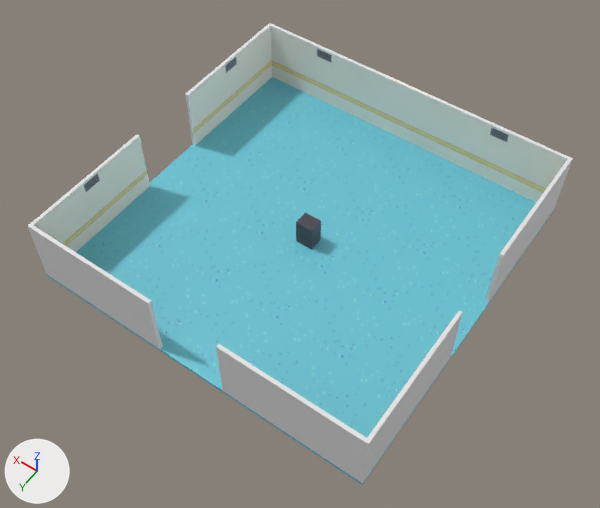
Before and after pictures for a commit that changed the Blender file Art/Assets.blend.
One viewpoint serves both versions: a camera (50 mm lens) standing at (-8.18, 11.85, 17.89) and looking at (-0.25, 0.75, 0.46). Lighting does not change. The marker at lower left points along +X, +Y and +Z. The first picture is the older version. The same objects are shown in both versions, whatever each file hides.

The older version as bpy lines, for what is in view:
```python
me_cube_009 = bpy.data.meshes.new('Cube.009')
me_cube_009.from_pydata(...)  # 36 vertices, 32 faces; spans x -0.259..0.259, y -0.237..0.221, z -0.001..0.9
# faces by material slot: [5, 17, 10]
me_cube_009.materials.append(mat_balck)  # black #212123
me_cube_009.materials.append(mat_grey)  # dark grey #45444f
me_cube_009.materials.append(mat_steel_grey)  # grey #b8b5b9
me_cube_010 = bpy.data.meshes.new('Cube.010')
me_cube_010.from_pydata(...)  # 68 vertices, 66 faces; spans x -5.0..5.0, y -5.0..5.0, z 0.0..2.1
# faces by material slot: [34, 8, 24]
me_cube_010.materials.append(mat_floor_lab)
me_cube_010.materials.append(mat_wall_lab)
me_cube_010.materials.append(mat_material_001)  # white #e7e7e7
me_cube_015 = bpy.data.meshes.new('Cube.015')
me_cube_015.from_pydata(...)  # 8 vertices, 3 faces; spans x -1.0..1.0, y -5.0..-4.9, z 0.1..2.1
me_cube_015.materials.append(mat_wall_lab)
ob_door_002 = bpy.data.objects.new('Door.002', me_cube_015)
ob_door_002.location = (0.0, 0.0, 0.0)
ob_drawer = bpy.data.objects.new('Drawer', me_cube_009)
ob_drawer.location = (0.0, 0.0, 0.0)
ob_room = bpy.data.objects.new('Room', me_cube_010)
ob_room.location = (0.0, 0.0, 0.0)
```
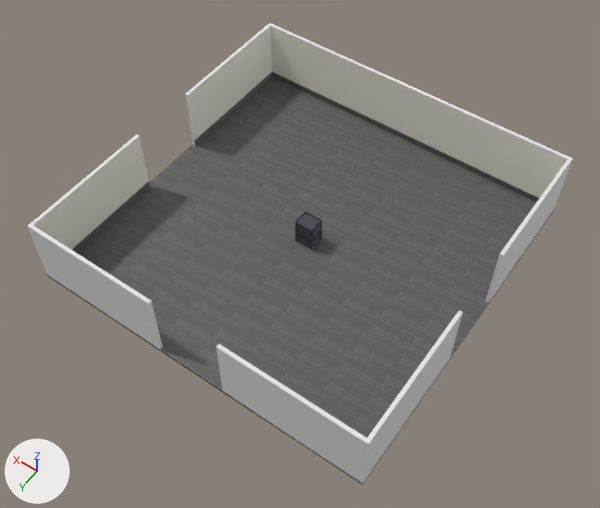
The change in detail:
Picture 'T_Wall_Office.png' (img_t_wall_office_png) is new.
Picture 'Tiles_Floor_3.png' (img_tiles_floor_3_png) is new.
Material 'Wall_Office' (mat_wall_office) is new.
Uses the picture img_t_wall_office_png.
Material 'Floor_Office' (mat_floor_office) is new.
Uses the picture img_tiles_floor_3_png.
me_cube_010 has 68 vertices, 66 faces and spans x -5.0..5.0, y -5.0..5.0, z 0.0..2.1.
me_cube_010 is used by ob_room; location (0.0, 0.0, 0.0).
me_cube_010 part 1: all 34 faces that had it switch from mat_floor_lab to mat_floor_office.
me_cube_010 part 2: all 8 faces that had it switch from mat_wall_lab to mat_wall_office.
me_cube_015 has 8 vertices, 3 faces and spans x -1.0..1.0, y -5.0..-4.9, z 0.1..2.1.
me_cube_015 no longer uses material mat_wall_lab.
me_cube_015 gains material mat_wall_office.

Location of each change, [x1, y1, x2, y2] in pixels of the pictures (600 x 508 px):
'Door.002', recoloured
    both: [374, 72, 440, 152]
part 1 of me_cube_010, recoloured (cyan to grey)
    both: [47, 77, 554, 485]
part 2 of me_cube_010, recoloured
    both: [34, 26, 567, 252]
